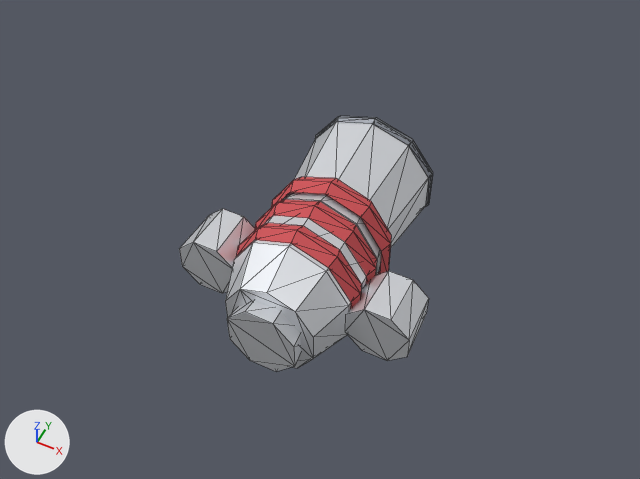
An edit to the glTF model client/public/models/armour/armor_chain.glb, drawn before and after from the same camera.
Rendered twice from a 50 mm lens placed at (0.97, -3.62, 2.54), pointed at (-0.1, -1.47, -0.15). The axes (+X, +Y, +Z) are drawn at lower left. The lights are the same throughout. The older version comes first. Mesh edges are drawn as thin lines.

In view in the first picture: 'Abdomen', 'Torso', 'UpperArmL', 'UpperArmR'.
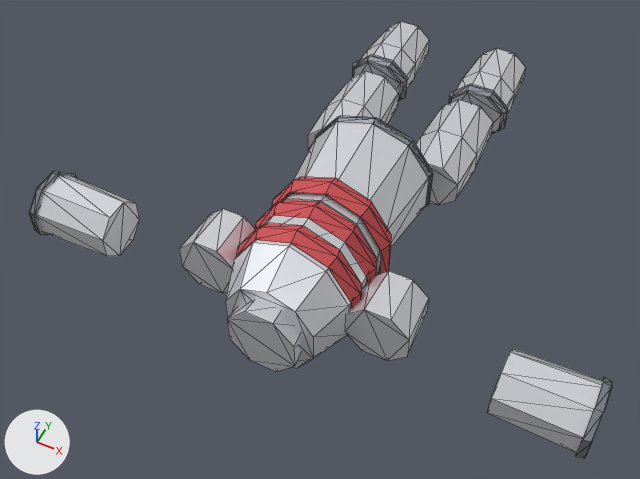
What the commit changed:
Mesh me_upperlegr is new.
It has 24 vertices, 44 faces and spans x -0.345..-0.095, y -1.12..-0.69, z -0.112..0.112.
It uses material mat_lightsteel (white #eaecf1).
Mesh me_upperlegl is new.
It has 24 vertices, 44 faces and spans x 0.095..0.345, y -1.12..-0.69, z -0.112..0.112.
It uses material mat_lightsteel (white #eaecf1).
Mesh me_lowerlegr is new.
It has 48 vertices, 76 faces and spans x -0.369..-0.103, y -0.63..-0.26, z -0.12..0.12.
Faces by material slot: [44, 32].
It uses material mat_lightsteel (white #eaecf1).
It uses material mat_darksteel (grey #90959e).
Mesh me_lowerlegl is new.
It has 48 vertices, 76 faces and spans x 0.103..0.369, y -0.63..-0.26, z -0.12..0.12.
Faces by material slot: [44, 32].
It uses material mat_lightsteel (white #eaecf1).
It uses material mat_darksteel (grey #90959e).
Mesh me_lowerarmr is new.
It is an 8-sided cut cone along x (radius 0.13 at the low end, 0.12 at the high end) spanning x -1.12..-0.78, y -1.98..-1.74, z -0.16..0.08, material slot 0; an 8-sided cut cone along x (radius 0.136 at the low end, 0.142 at the high end) spanning x -1.12..-1.09, y -1.991..-1.729, z -0.171..0.091, material slot 1.
It uses material mat_lightsteel (white #eaecf1).
It uses material mat_darksteel (grey #90959e).
Mesh me_lowerarml is new.
It is an 8-sided cut cone along x (radius 0.12 at the low end, 0.13 at the high end) spanning x 0.78..1.12, y -1.98..-1.74, z -0.16..0.08, material slot 0; an 8-sided cut cone along x (radius 0.142 at the low end, 0.136 at the high end) spanning x 1.09..1.12, y -1.991..-1.729, z -0.171..0.091, material slot 1.
It uses material mat_lightsteel (white #eaecf1).
It uses material mat_darksteel (grey #90959e).
Object 'UpperLegR' (ob_upperlegr) is new; it shows me_upperlegr.
Its location is (0.0, 0.0, 0.0).
Object 'UpperLegL' (ob_upperlegl) is new; it shows me_upperlegl.
Its location is (0.0, 0.0, 0.0).
Object 'LowerLegR' (ob_lowerlegr) is new; it shows me_lowerlegr.
Its location is (0.0, 0.0, 0.0).
Object 'LowerLegL' (ob_lowerlegl) is new; it shows me_lowerlegl.
Its location is (0.0, 0.0, 0.0).
Object 'LowerArmR' (ob_lowerarmr) is new; it shows me_lowerarmr.
Its location is (0.0, 0.0, 0.0).
Object 'LowerArmL' (ob_lowerarml) is new; it shows me_lowerarml.
Its location is (0.0, 0.0, 0.0).

What differs and where, as boxes (x1, y1, x2, y2) in the pictures (640 x 479 px):
'LowerArmL', added: after (488, 349, 612, 458)
    faces in mat_lightsteel (white #eaecf1): (488, 349, 603, 452)
    faces in mat_darksteel (grey #90959e): (575, 377, 612, 458)
'LowerArmR', added: after (29, 171, 139, 256)
    faces in mat_lightsteel (white #eaecf1): (37, 175, 139, 256)
    faces in mat_darksteel (grey #90959e): (29, 171, 76, 235)
'UpperLegL', added: after (416, 100, 493, 205)
'LowerLegL', added: after (448, 49, 526, 134)
    faces in mat_lightsteel (white #eaecf1): (451, 49, 526, 132)
    faces in mat_darksteel (grey #90959e): (448, 84, 508, 134)
'LowerLegR', added: after (352, 22, 429, 101)
    faces in mat_lightsteel (white #eaecf1): (353, 22, 429, 99)
    faces in mat_darksteel (grey #90959e): (352, 55, 407, 101)
'UpperLegR', added: after (308, 71, 398, 151)
